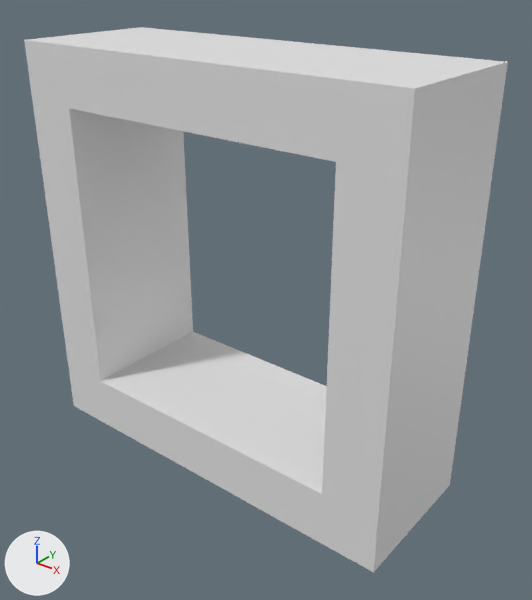
An edit to the Blender file Assets/Models/emptyrectangle.blend, drawn before and after from the same camera.
Camera for both pictures: a camera (50 mm lens) standing at (5.77, -6.76, 3.87) and looking at (0.32, 0.04, -0.35). Every picture has the same lights, and +X, +Y and +Z are marked at lower left.
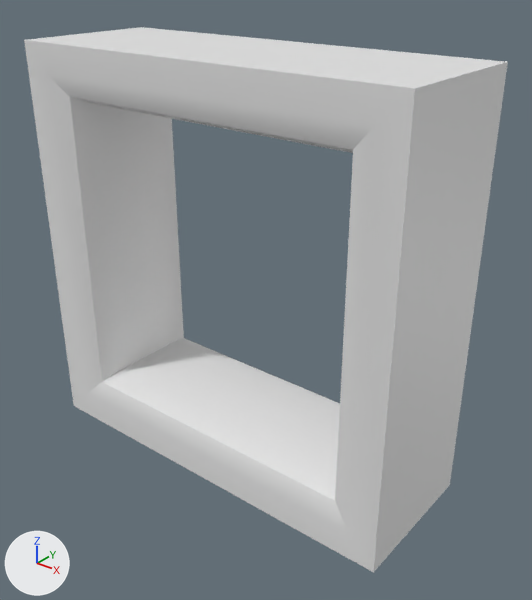
What changed in the scene script:
```text
Change me_cube_001:
    used by ob_cube; location = (0.0, 0.0, 0.0)
    remove me_cube_001.from_pydata(...)  # 16 vertices, 16 faces; spans x -2.76..2.76, y -0.99..0.99, z -2.76..2.76
    add me_cube_001.from_pydata(...)  # 32 vertices, 32 faces; spans x -2.76..2.76, y -0.99..0.99, z -2.76..2.76
    me_cube_001 part 1
    4 faces are deleted
    8 vertices move from x -2.0..2.0, y -0.99..0.99, z -2.0..2.0 to x -2.39..2.39, y -0.99..0.99, z -2.39..2.39
    16 vertices are added at x -2.11..2.11, y -0.88..0.88, z -2.11..2.11
    20 new faces join them
```

Where the change shows, as pixel boxes (x1, y1, x2, y2) in the pictures (532 x 600 px):
part 1 of me_cube_001, built on: before (69, 109, 327, 494); after (46, 74, 374, 533)
